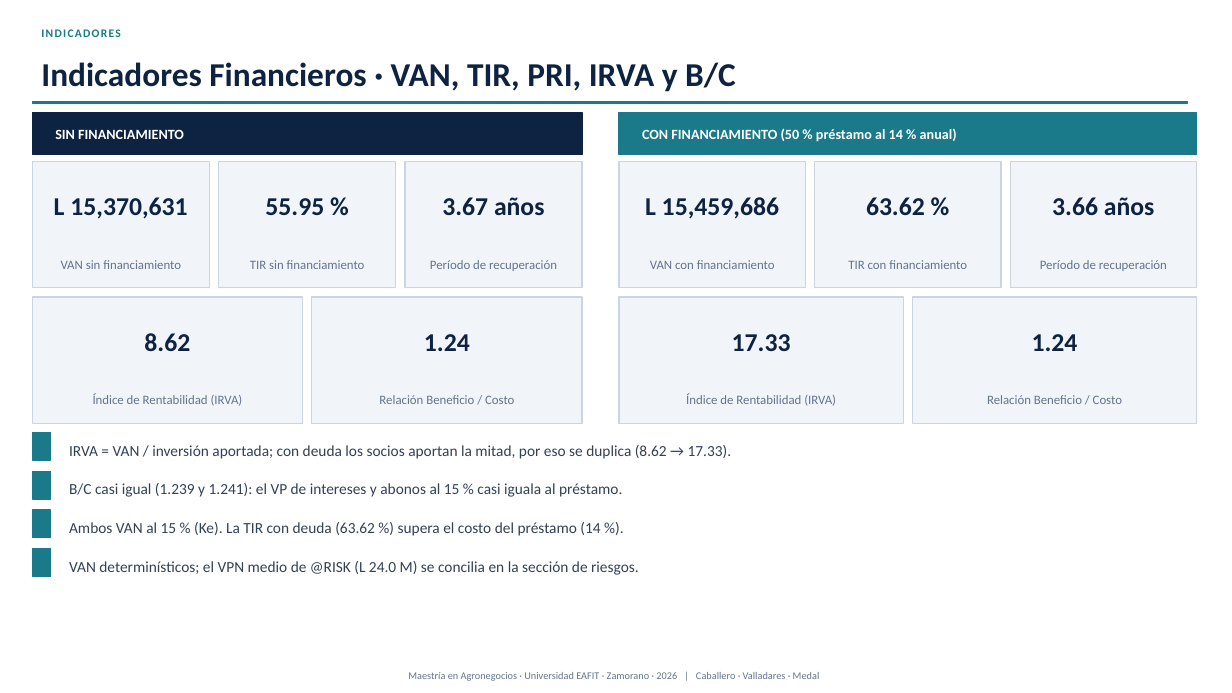
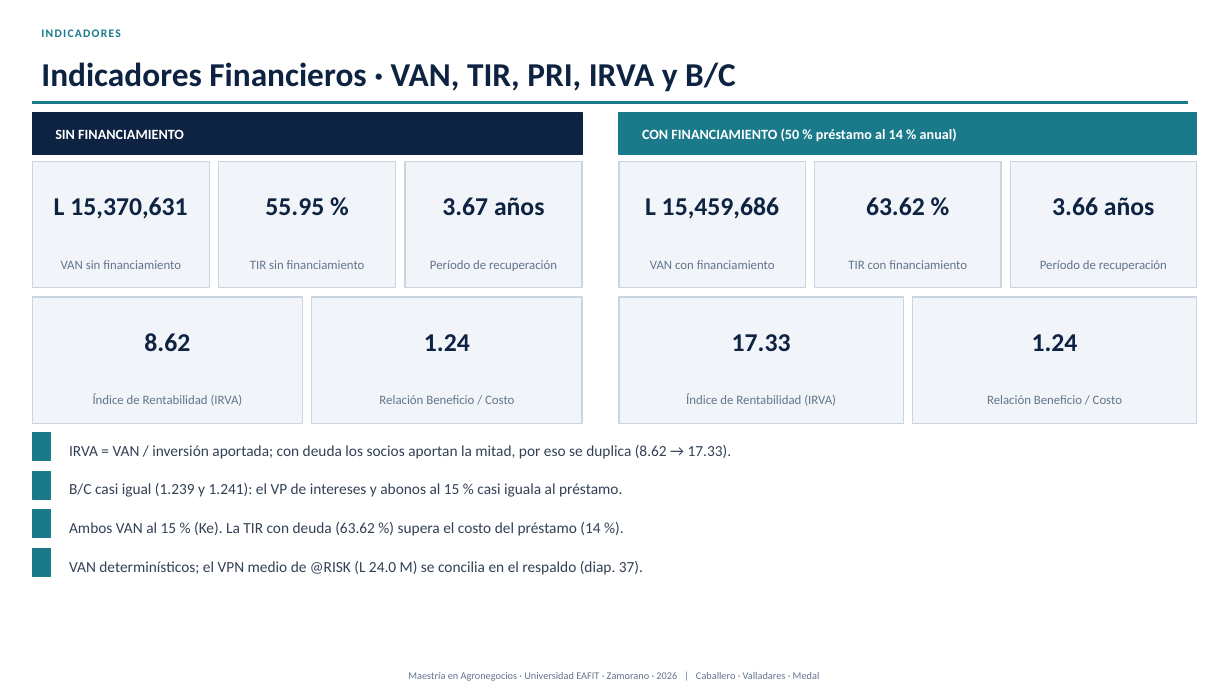
Before and after one commit to modelqdeluxe-ops/ss, a slide deck: slide 14 of Defensa_Tesis_Jaime_Fredy_Horacio_corregida.pptx (slide 26 before the commit). Drawn at 1232x693 pixels with LibreOffice and Linux fonts; fonts in the diff are those of the drawing. Boxes give left, top, right and bottom in pixels: in the first picture for what was removed or moved away, otherwise in the second. Text is boxed around its words. In the diff, an @@ line names an element or a change of style, - is before the commit and + after.

```diff
--- a/Defensa_Tesis_Jaime_Fredy_Horacio_corregida.pptx
+++ b/Defensa_Tesis_Jaime_Fredy_Horacio_corregida.pptx
@@ text at box(69, 561, 643, 575): text changed @@
-VAN determinísticos; el VPN medio de @RISK (L 24.0 M) se concilia en la sección de riesgos.
+VAN determinísticos; el VPN medio de @RISK (L 24.0 M) se concilia en el respaldo (diap. 37).
```
Also in this commit, not shown: 1 other slide changed, 2 slides added, 1 other file.
